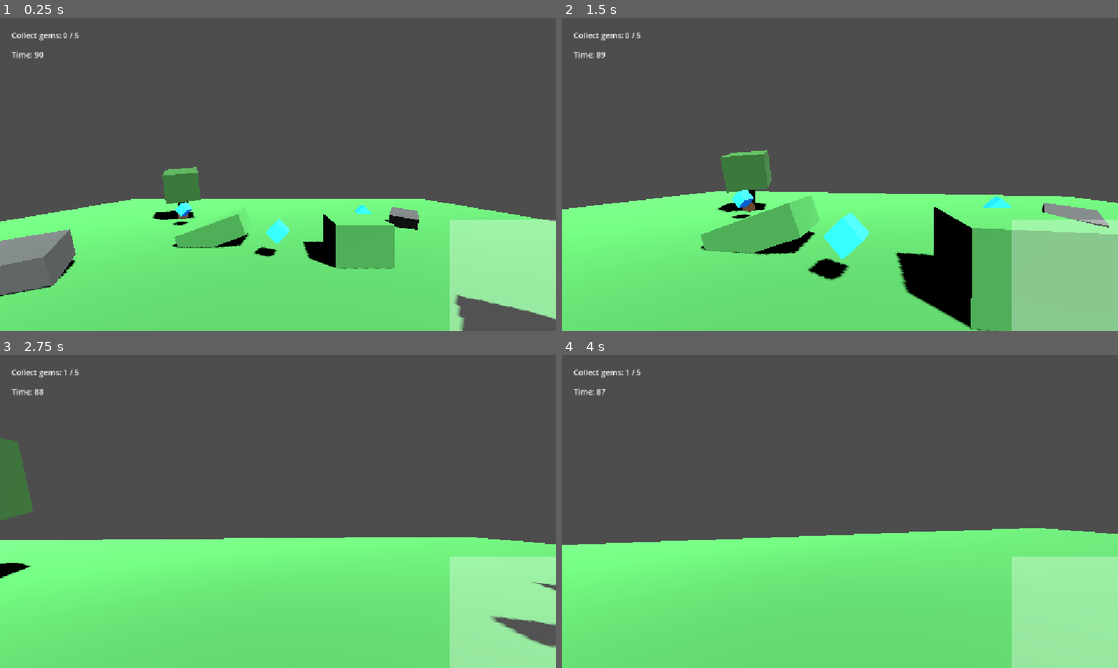
Above: before the commit, frames 1-4 (two rows, left to right).
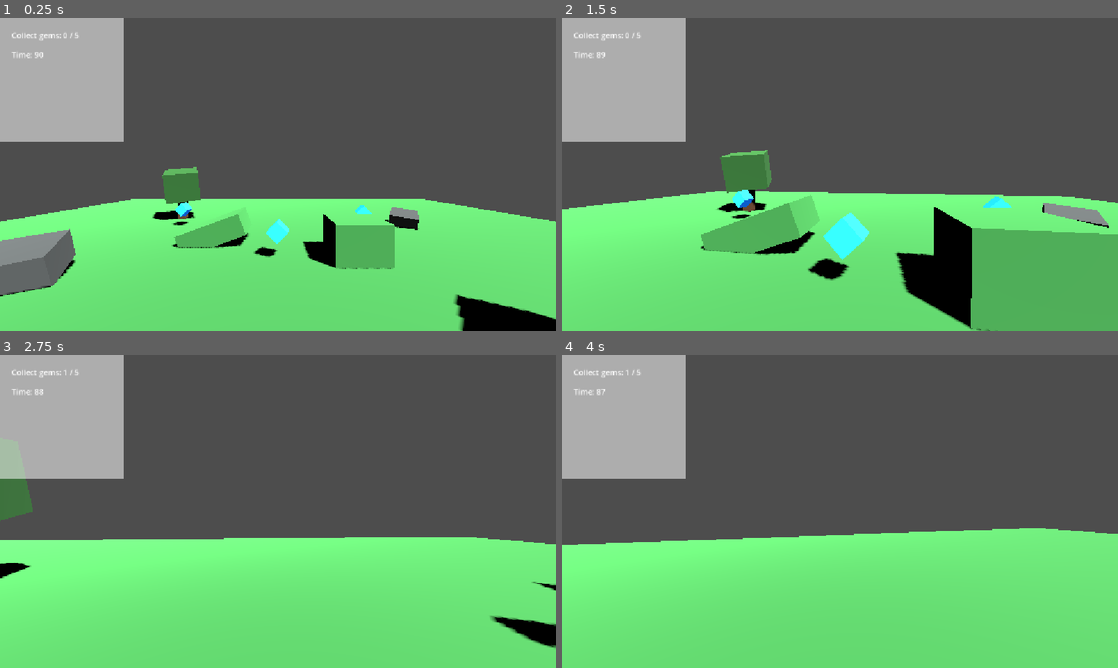
Above: after the commit, the same moments.

Repository: tan15hacks/lowpoly-android
Game: Godot game, scene res://scenes/main.tscn
Same seed, same stepped clock (60 frames per second), same inputs: the game is played once before the commit and once after it.
Inputs (mouse positions are in pixels of both pictures, inside the frame that each line leads up to):
- Up to frame 1 (0.25 s): no input
- Up to frame 2 (1.5 s): move the mouse to (867, 174) at 0.52 s; hold W (move_forward) from 0.53 s (still down); tap Space (jump) at 0.6, 0.77, 1.07, 1.35 s; move the mouse to (812, 174) at 1.27 s
- Up to frame 3 (2.75 s): keep holding W (move_forward); tap Space (jump) at 1.52, 1.82, 2.1 s; move the mouse to (289, 505) at 2.02 s
- Up to frame 4 (4 s): keep holding W (move_forward); move the mouse to (834, 517) at 2.77 s; tap Space (jump) at 2.85, 3.02, 3.32, 3.6, 3.77 s; move the mouse to (878, 514) at 3.52 s

The runs differ from the first frame. In frame 1, 16% of the frame differs, in the area x 0-100%, y 0-100%; in frame 2, 16%; in frame 3, 16%; in frame 4, 16%.
Error after the commit: Invalid access to property or key 'pressed' on a base object of type 'null instance'. (res://scripts/mobile_controls.gd:26)

Commit message:
Add record button signal to mobile controls

Diff:
--- a/lowpoly-android/scripts/mobile_controls.gd
+++ b/lowpoly-android/scripts/mobile_controls.gd
@@ -3,6 +3,7 @@
 signal move_changed(direction: Vector2)
 signal look_changed(delta: Vector2)
 signal jump_pressed
+signal record_pressed
 
 @export var joystick_radius: float = 95.0
 @export var look_sensitivity: float = 0.009
@@ -16,13 +17,17 @@
 @onready var joystick_base: Control = $JoystickBase
 @onready var joystick_knob: Control = $JoystickBase/JoystickKnob
 @onready var jump_button: TouchScreenButton = $JumpButton
+@onready var record_button: TouchScreenButton = $RecordButton
 
 func _ready() -> void:
 	jump_button.pressed.connect(func() -> void:
 		jump_pressed.emit()
 	)
-	get_viewport().size_changed.connect(_position_jump_button)
-	_position_jump_button()
+	record_button.pressed.connect(func() -> void:
+		record_pressed.emit()
+	)
+	get_viewport().size_changed.connect(_position_buttons)
+	_position_buttons()
 	_reset_joystick()
 
 func _input(event: InputEvent) -> void:
@@ -71,7 +76,8 @@
 	joystick_base.visible = false
 	joystick_knob.position = joystick_base.size * 0.5 - joystick_knob.size * 0.5
 
-func _position_jump_button() -> void:
+func _position_buttons() -> void:
 	var screen_size := get_viewport().get_visible_rect().size
 	var button_size := Vector2(140, 140)
 	jump_button.position = Vector2(screen_size.x - button_size.x - 80, screen_size.y - button_size.y - 90)
+	record_button.position = Vector2(screen_size.x - button_size.x - 80, screen_size.y - button_size.y - 250)
